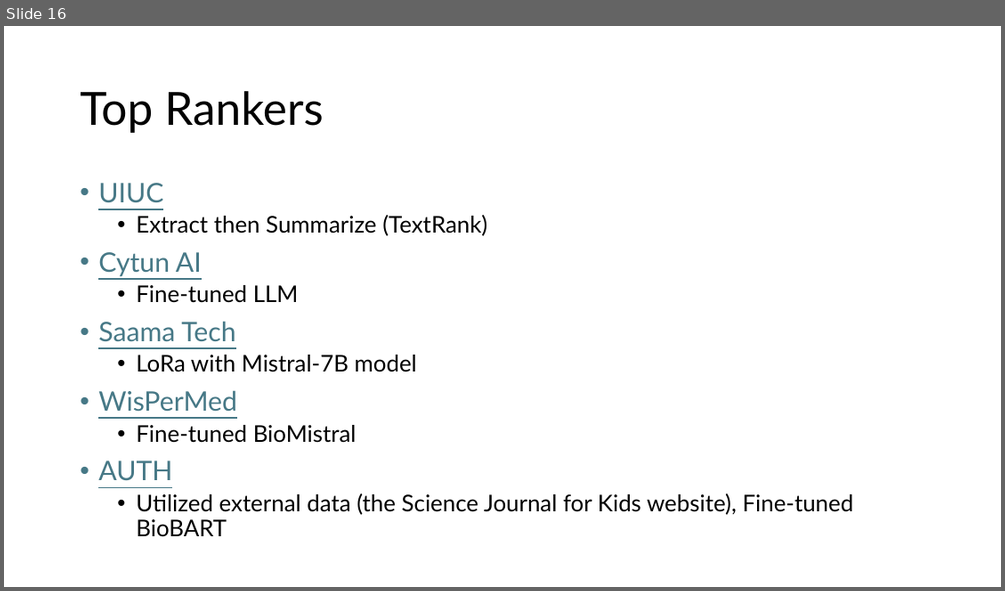
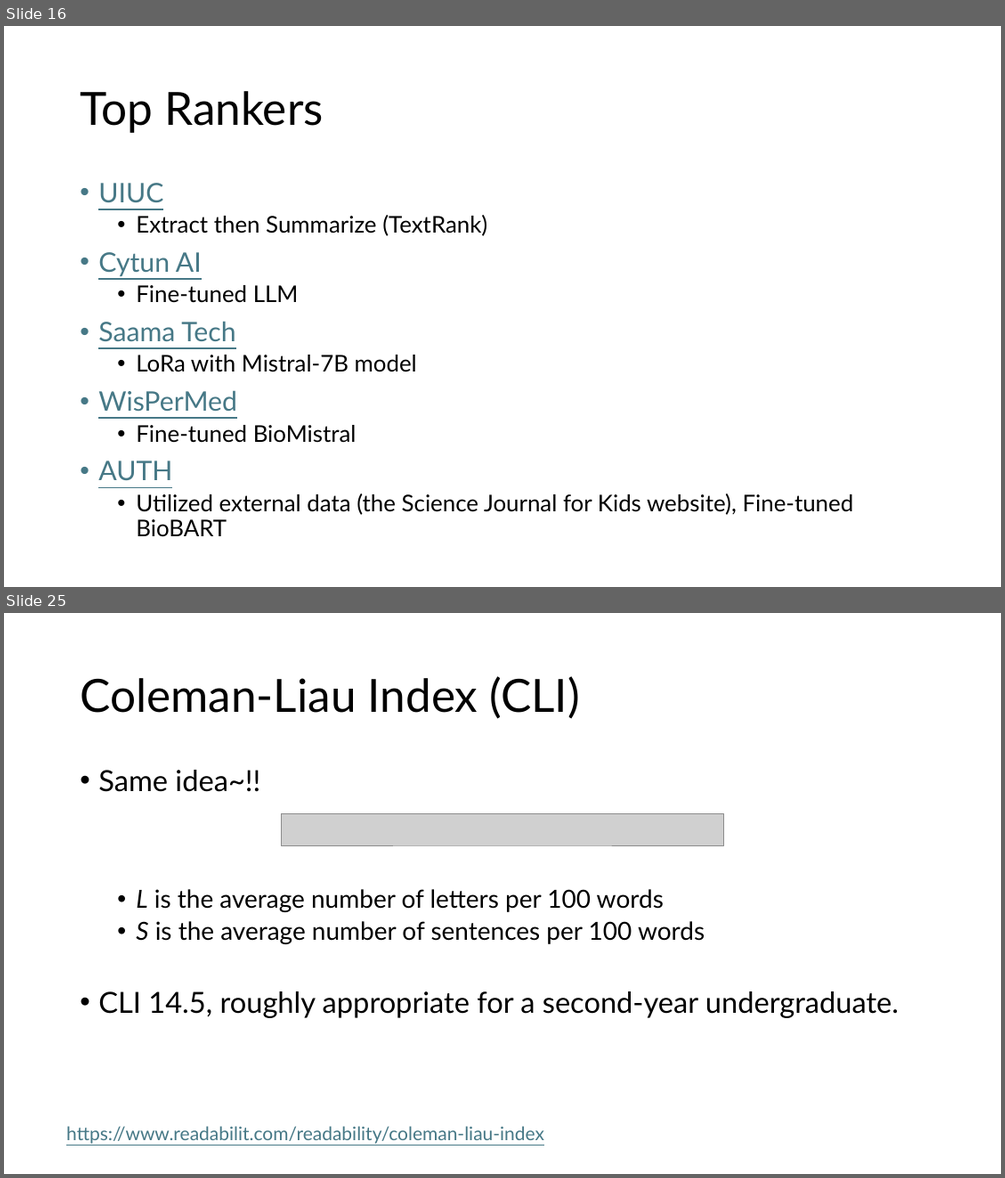
Before and after one commit to Jiho-YesNLP/24Fall-lab-meetings, a slide deck: materials/YesNLP-24Fa02-Jiho.pptx. Shown one above the other, each under a label of ours: slide 16 before the commit, slides 16 and 25 after it; the slides between them are not shown. The pictures are 1005x591 and 1005x1178 pixels, drawn with LibreOffice and Linux fonts; fonts in the diff are those of the drawing; grey boxes stand for pictures. Boxes give left, top, right and bottom in pixels: in the first picture for what was removed or moved away, otherwise in the second. Text is boxed around its words. In the diff, an @@ line names an element or a change of style, - is before the commit and + after.

```diff
--- a/materials/YesNLP-24Fa02-Jiho.pptx
+++ b/materials/YesNLP-24Fa02-Jiho.pptx
@@ slide 25 added at [4, 613, 1001, 1174], background #FFFFFF @@
@@ title added at [80, 676, 580, 719], 44 pt, text #000000 @@
+Coleman-Liau Index (CLI)
@@ text added at [98, 770, 898, 1018], 24 pt, text #000000 @@
+• Same idea~!!
+  • L is the average number of letters per 100 words
+  • S is the average number of sentences per 100 words
+• CLI 14.5, roughly appropriate for a second-year undergraduate.
@@ picture added at [282, 813, 724, 844] @@
@@ text added at [66, 1126, 544, 1143], 18 pt, text #467886, underline @@
+https://www.readabilit.com/readability/coleman-liau-index
```
Also in this commit, not shown: 8 other slides added, 1 other file.
